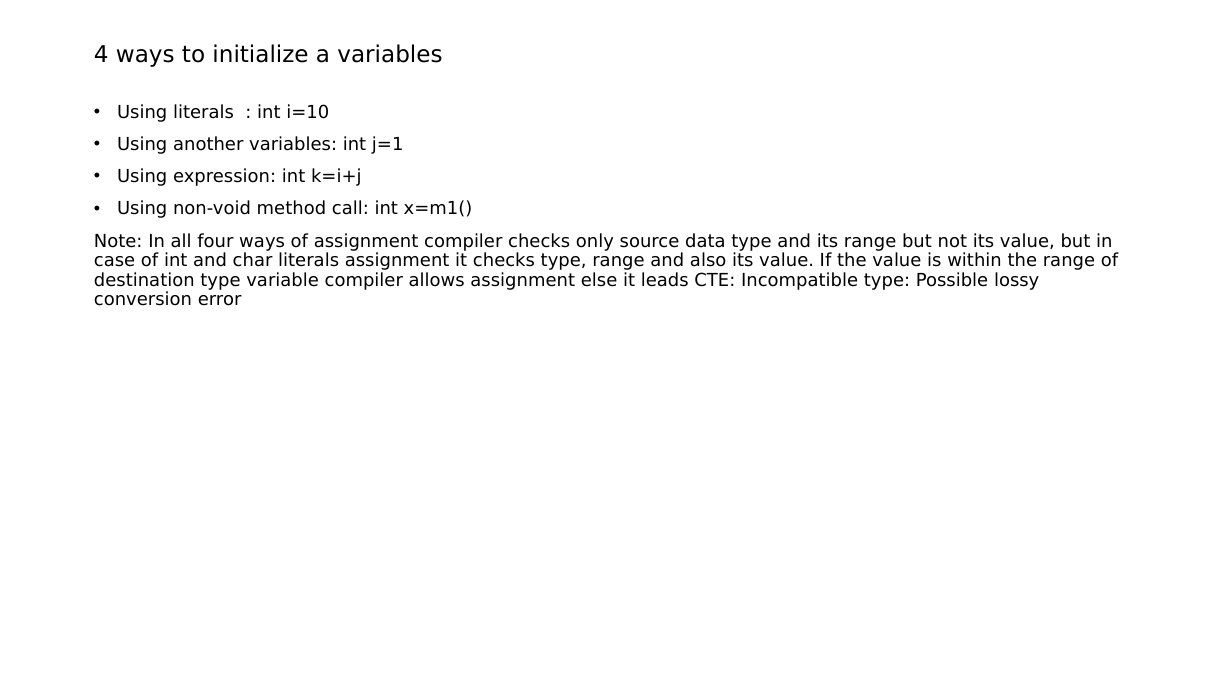
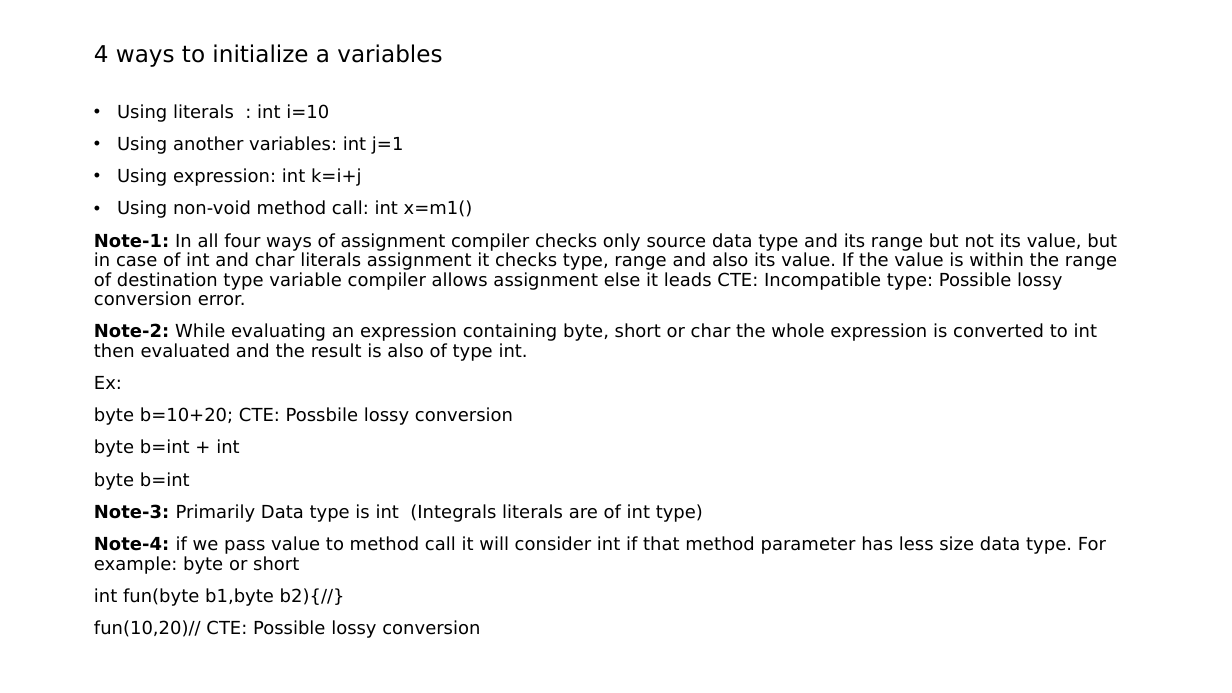
Before and after one commit to indrajeetydv/FSWDT, a slide deck: slide 12 of CoreJavaNotes.pptx (slide 11 before the commit). Drawn at 1232x693 pixels with LibreOffice and Linux fonts; fonts in the diff are those of the drawing. Boxes give left, top, right and bottom in pixels: in the first picture for what was removed or moved away, otherwise in the second. Text is boxed around its words. In the diff, an @@ line names an element or a change of style, - is before the commit and + after.

Commit message:
Varaibles and types of variables

```diff
--- a/CoreJavaNotes.pptx
+++ b/CoreJavaNotes.pptx
@@ text at (94,233,1117,638): text changed @@
-Note: In all four ways of assignment compiler checks only source data type and its range but not its value, but in case of int and char literals assignment it checks type, range and also its value. If the value is within the range of destination type variable compiler allows assignment else it leads CTE: Incompatible type: Possible lossy conversion error
+Note-1: In all four ways of assignment compiler checks only source data type and its range but not its value, but in case of int and char literals assignment it checks type, range and also its value. If the value is within the range of destination type variable compiler allows assignment else it leads CTE: Incompatible type: Possible lossy conversion error.
+Note-2: While evaluating an expression containing byte, short or char the whole expression is converted to int then evaluated and the result is also of type int.
+Ex:
+byte b=10+20; CTE: Possbile lossy conversion
+byte b=int + int
+byte b=int
+Note-3: Primarily Data type is int (Integrals literals are of int type)
+Note-4: if we pass value to method call it will consider int if that method parameter has less size data type. For example: byte or short
+int fun(byte b1,byte b2){//}
+fun(10,20)// CTE: Possible lossy conversion
```
Also in this commit, not shown: 7 slides added.
